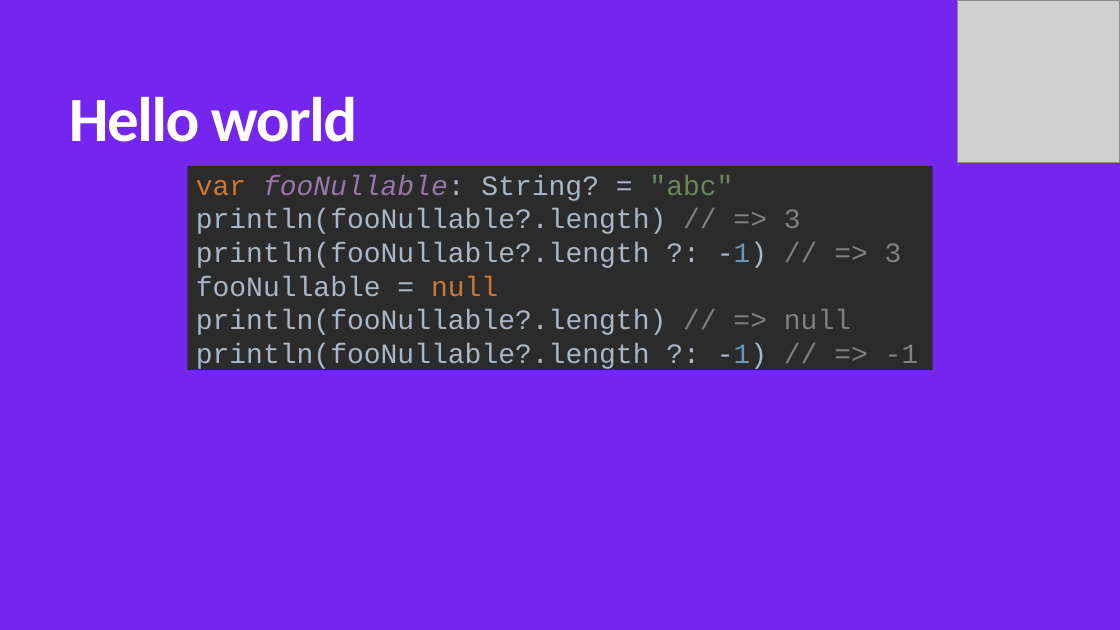
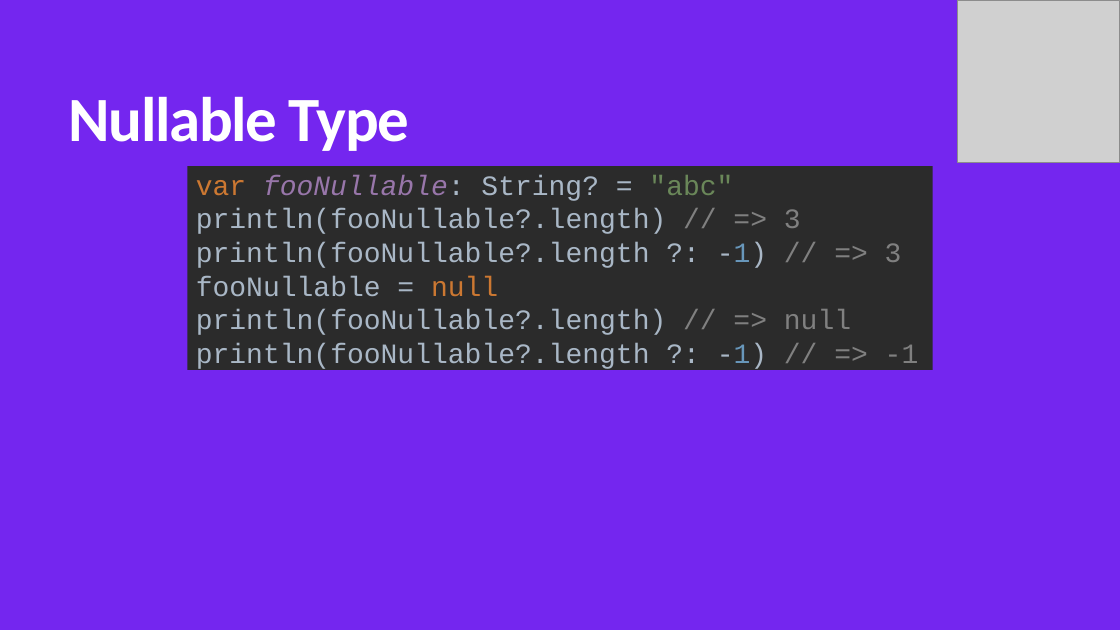
Before and after one commit to MohamedWael/Kotlin-crash-course, a slide deck: slide 28 of kotlin_intro.pptx (slide 26 before the commit). Drawn at 1120x630 pixels with LibreOffice and Linux fonts; fonts in the diff are those of the drawing; grey boxes stand for pictures. Boxes give left, top, right and bottom in pixels: in the first picture for what was removed or moved away, otherwise in the second. Text is boxed around its words. In the diff, an @@ line names an element or a change of style, - is before the commit and + after.

```diff
--- a/kotlin_intro.pptx
+++ b/kotlin_intro.pptx
@@ title at (69,96,409,151): text changed @@
-Hello world
+Nullable Type
```
Also in this commit, not shown: 15 other slides changed, 29 slides added, 1 slide removed, 1 other file.
